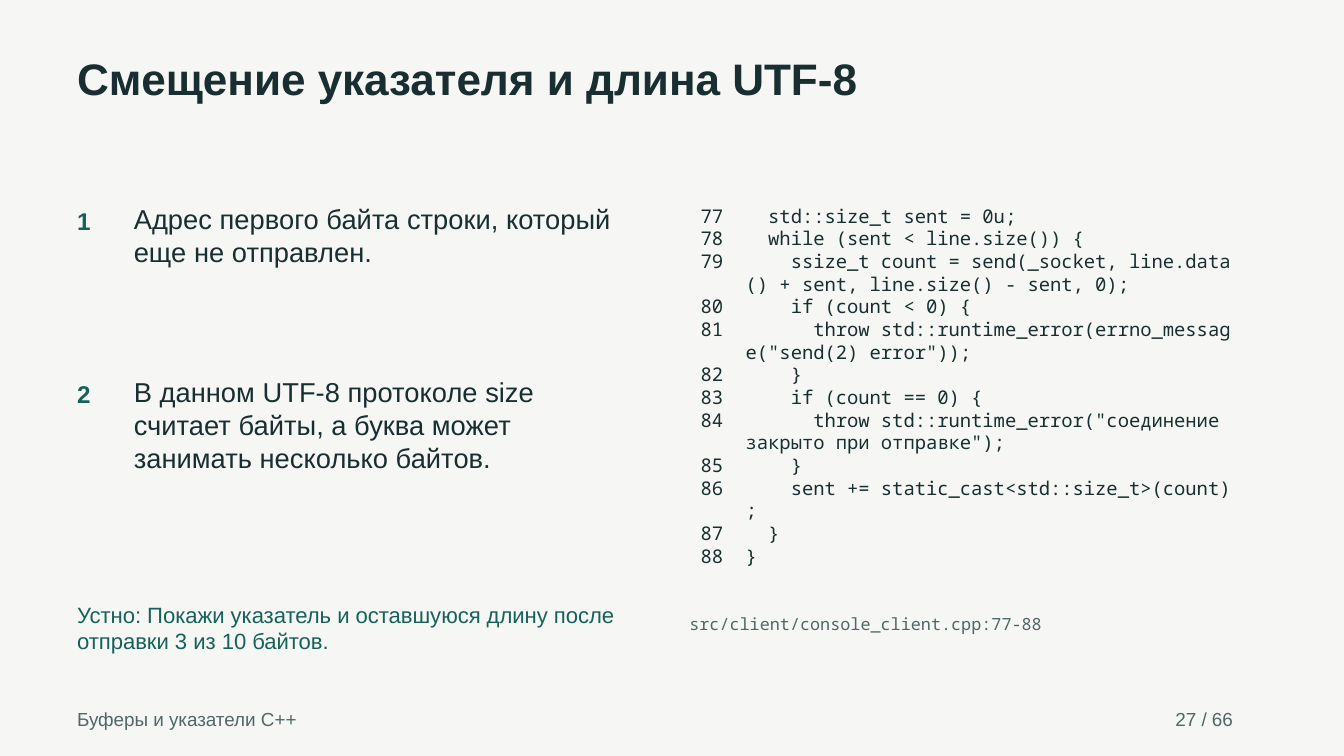
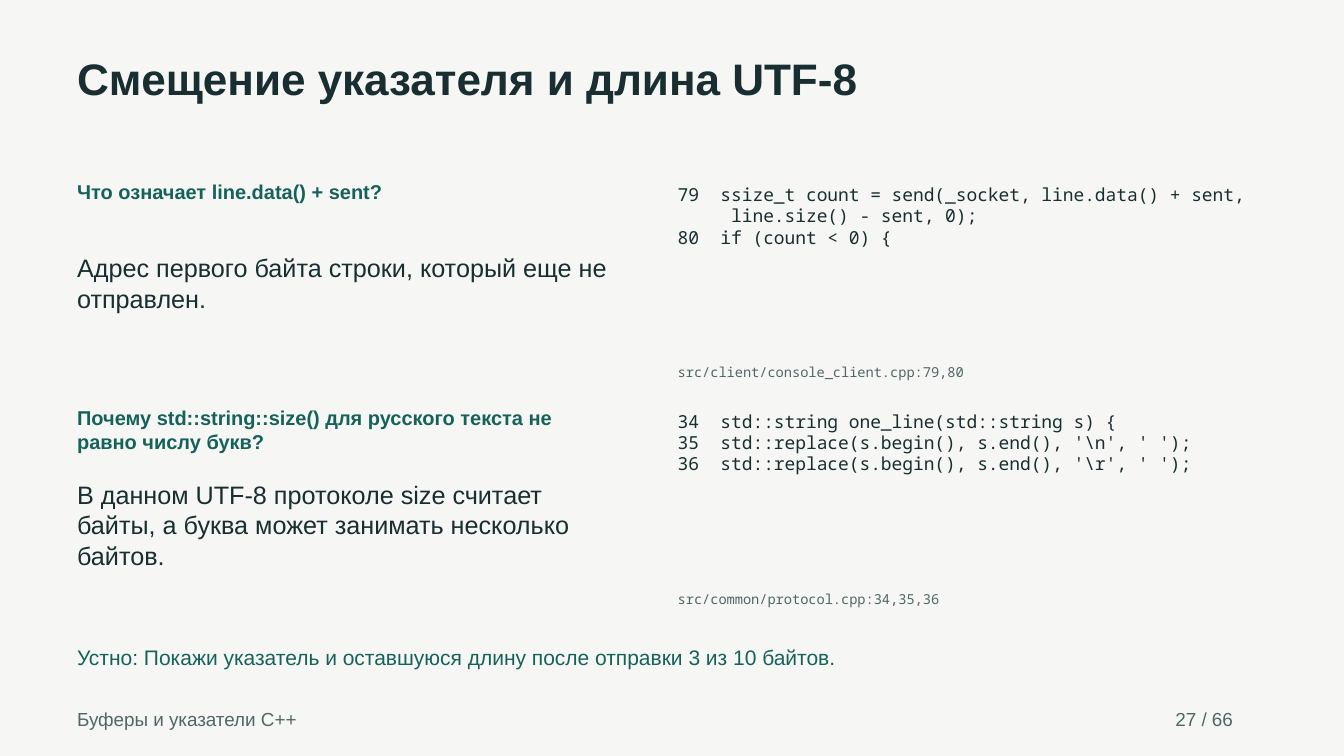
Before and after one commit to AlexUner/alexey-tcp-defense, a slide deck: slide 27 of presentation.pptx. Drawn at 1344x756 pixels with LibreOffice and Linux fonts; fonts in the diff are those of the drawing. Boxes give left, top, right and bottom in pixels: in the first picture for what was removed or moved away, otherwise in the second. Text is boxed around its words. In the diff, an @@ line names an element or a change of style, - is before the commit and + after.

```diff
--- a/presentation.pptx
+++ b/presentation.pptx
@@ text added at [77,184,382,203], 14.2 pt, text #16625A, bold @@
+Что означает line.data() + sent?
@@ text added at [678,187,1245,247], 12.8 pt, text #182E30 @@
+79 ssize_t count = send(_socket, line.data() + sent,
+line.size() - sent, 0);
+80 if (count < 0) {
@@ text removed at [701,208,1231,498] @@
-77 std::size_t sent = 0u;
-78 while (sent < line.size()) {
-79 ssize_t count = send(_socket, line.data
-() + sent, line.size() - sent, 0);
-80 if (count < 0) {
-81 throw std::runtime_error(errno_messag
-e("send(2) error"));
-82 }
-83 if (count == 0) {
-84 throw std::runtime_error("соединение
-закрыто при отправке");
-85 }
-86 sent += static_cast<std::size_t>(count)
-;
-87 }
-88 }
@@ text removed at [77,213,90,230] @@
-1
@@ text "Адрес первого байта строки, который ...": place and size @@
-text "Адрес первого байта строки, который ..." at [134,208,610,267]
+text "Адрес первого байта строки, который ..." at [77,258,607,313]
@@ text "Адрес первого байта строки, который ..." at [77,258,607,313]: size 19.5 to 18 pt @@
@@ text removed at [77,386,90,403] @@
-2
@@ text at [678,366,964,380]: text changed; size 12 to 9.8 pt @@
-src/client/console_client.cpp:77-88
+src/client/console_client.cpp:79,80
@@ text added at [77,410,552,453], 14.2 pt, text #16625A, bold @@
+Почему std::string::size() для русского текста не равно числу букв?
@@ text added at [678,414,1128,475], 12.8 pt, text #182E30 @@
+34 std::string one_line(std::string s) {
+35 std::replace(s.begin(), s.end(), '\n', ' ');
+36 std::replace(s.begin(), s.end(), '\r', ' ');
@@ text "В данном UTF-8 протоколе size ..." at [77,485,569,566]: size 19.5 to 18 pt @@
@@ text "В данном UTF-8 протоколе size ...": place and size @@
-text "В данном UTF-8 протоколе size ..." at [134,382,534,469]
+text "В данном UTF-8 протоколе size ..." at [77,485,569,566]
@@ text added at [678,593,940,607], 9.8 pt, text #506667 @@
+src/common/protocol.cpp:34,35,36
@@ text "Устно: Покажи указатель и оставшуюся ...": place and size @@
-text "Устно: Покажи указатель и оставшуюся ..." at [77,607,614,654]
+text "Устно: Покажи указатель и оставшуюся ..." at [77,649,835,669]
@@ text "Устно: Покажи указатель и оставшуюся ..." at [77,649,835,669]: size 15.8 to 15 pt @@
```
Also in this commit, not shown: 54 other slides changed, 9 slides added, 9 slides removed, 2 other files.
